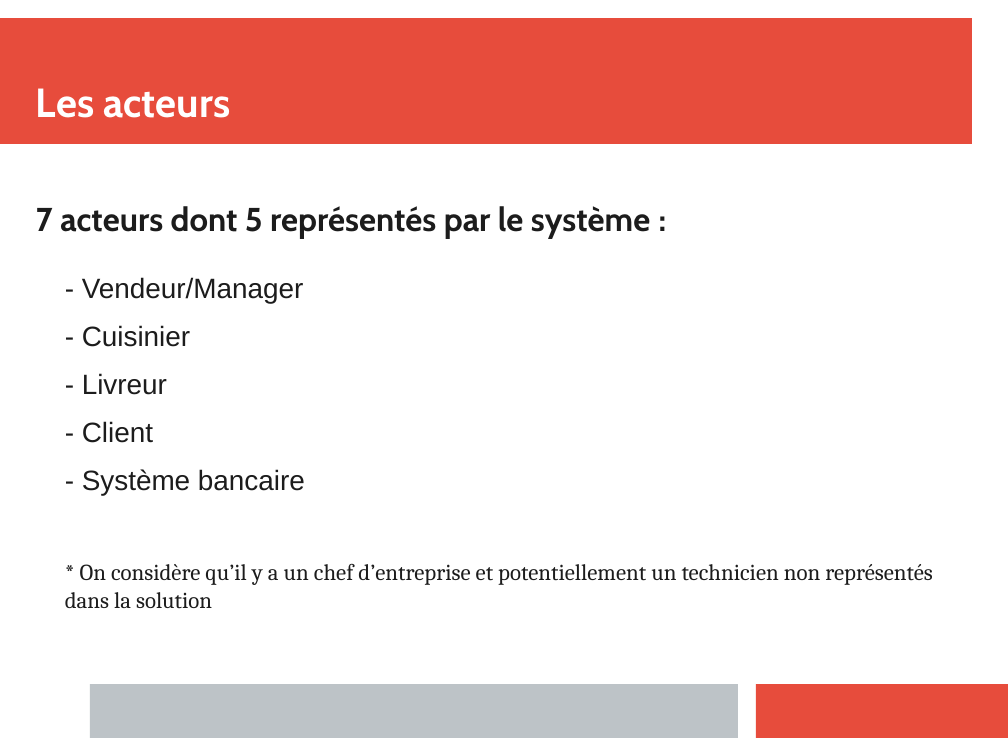
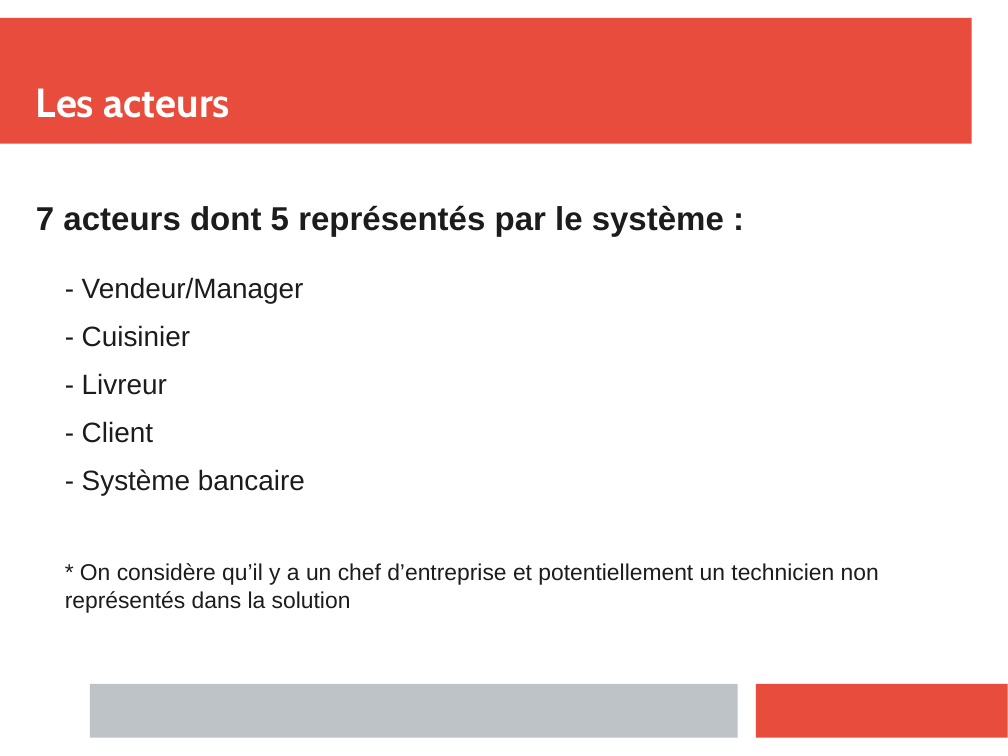
Before and after one commit to clemenceclaireR/spec_fonctionnelles_restaurant, a slide deck: slide 4 of diapo_presentation_solution.pptx. Drawn at 1008x756 pixels with LibreOffice and Linux fonts; fonts in the diff are those of the drawing. Boxes give left, top, right and bottom in pixels: in the first picture for what was removed or moved away, otherwise in the second. Text is boxed around its words. In the diff, an @@ line names an element or a change of style, - is before the commit and + after.

```diff
--- a/diapo_presentation_solution.pptx
+++ b/diapo_presentation_solution.pptx
@@ text at <box>36,205,879,613</box>: font Cabin to Arial in "7 acteurs dont 5 représentés par le ..."; font Cambria to Arial in "* On considère qu’il y a un ..." @@
```
Also in this commit, not shown: 6 other slides changed, 2 other files.
